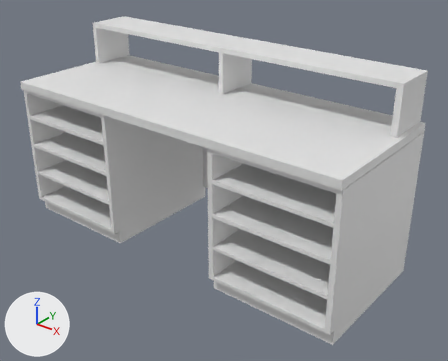
Two versions of the glTF model assets/workstation_1.glb, one commit apart.
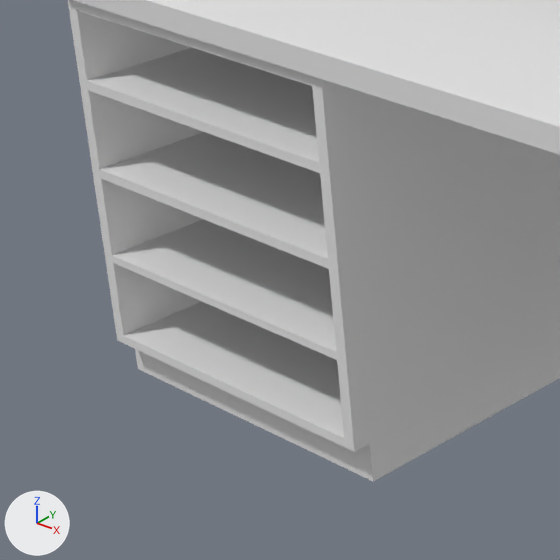
Old and new are each drawn whole from a 50 mm camera at (1.952, -2.668, 1.812) aimed at (0.123, -0.381, 0.394) and again close up on the part from 0% to 40% of the width and 25% to 74% of the height. The lights are fixed; the arrows at lower left show +X, +Y and +Z. Where no turn or scale is listed for an object, it has been applied to the vertices.
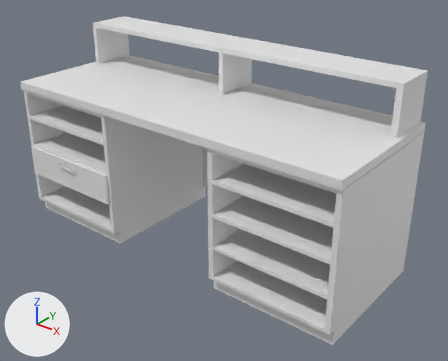
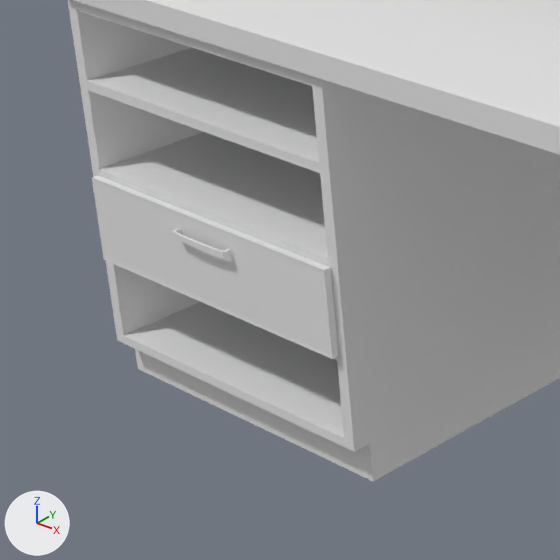
The newer file is also turned or shifted as a whole; pictures and numbers use the older file's frame.

Location of each change, [x1, y1, x2, y2] in pixels of the close-ups (560 x 560 px):
'Cube.001', added
    after: [92, 175, 339, 359]
'Cube.003', added
    after: [171, 228, 232, 258]

Diff of the bpy script that builds the scene:
```diff
--- a/assets/workstation_1.glb.py
+++ b/assets/workstation_1.glb.py
@@ me_cube_009 @@
+me_cube_009.from_pydata(...)  # 52 vertices, 100 faces; spans x -0.982..-0.351, y -0.777..-0.098, z 0.259..0.425
@@ me_cube_011 @@
+me_cube_011.from_pydata(...)  # 32 vertices, 60 faces; spans x -0.7343..-0.5936, y -0.7968..-0.7738, z 0.3816..0.393
@@ ob_cube_001 @@
+ob_cube_001 = bpy.data.objects.new('Cube.001', me_cube_009)
+ob_cube_001.location = (0.0, 0.0, 0.0)
@@ ob_cube_003 @@
+ob_cube_003 = bpy.data.objects.new('Cube.003', me_cube_011)
+ob_cube_003.location = (0.0, 0.0, 0.0)
```
